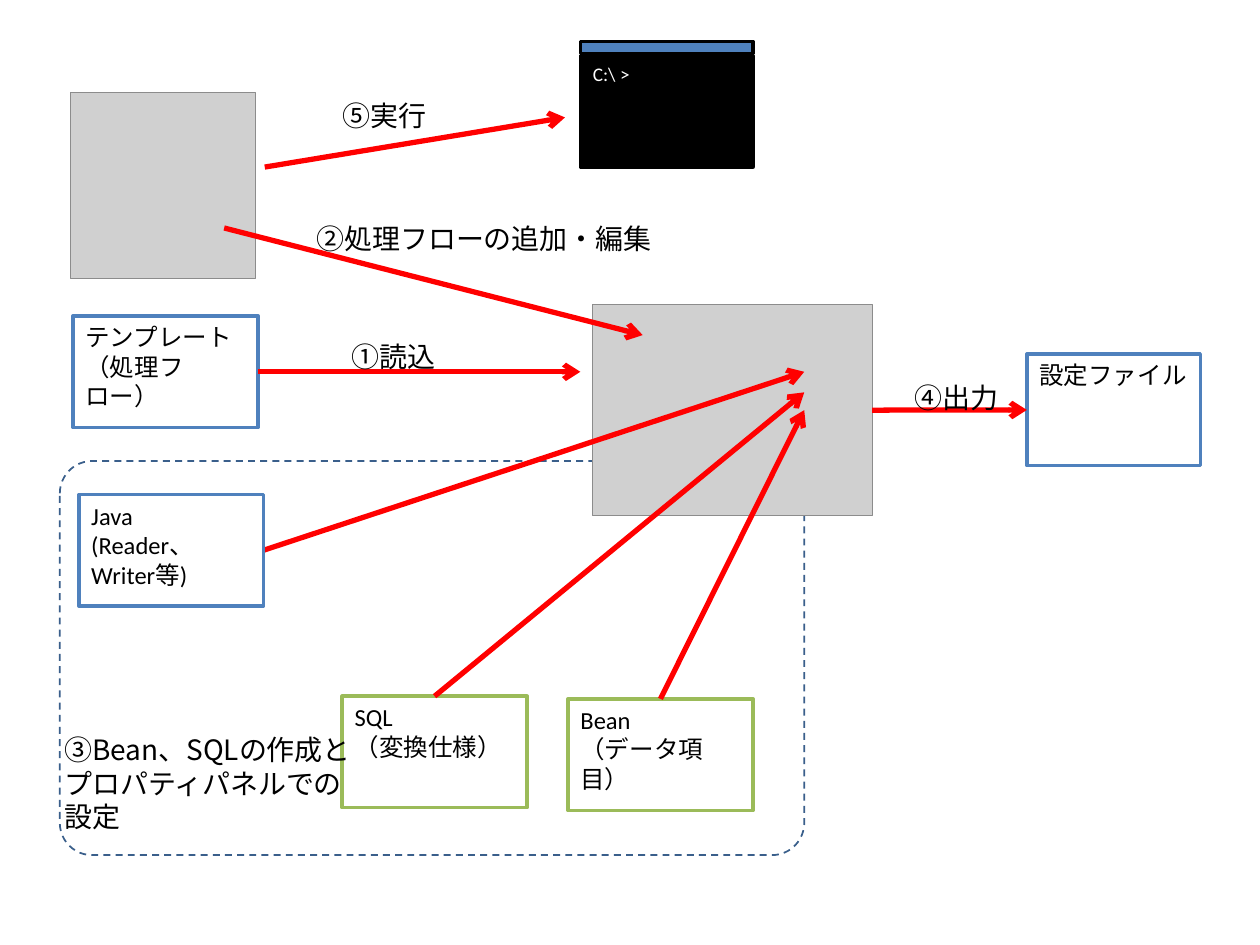
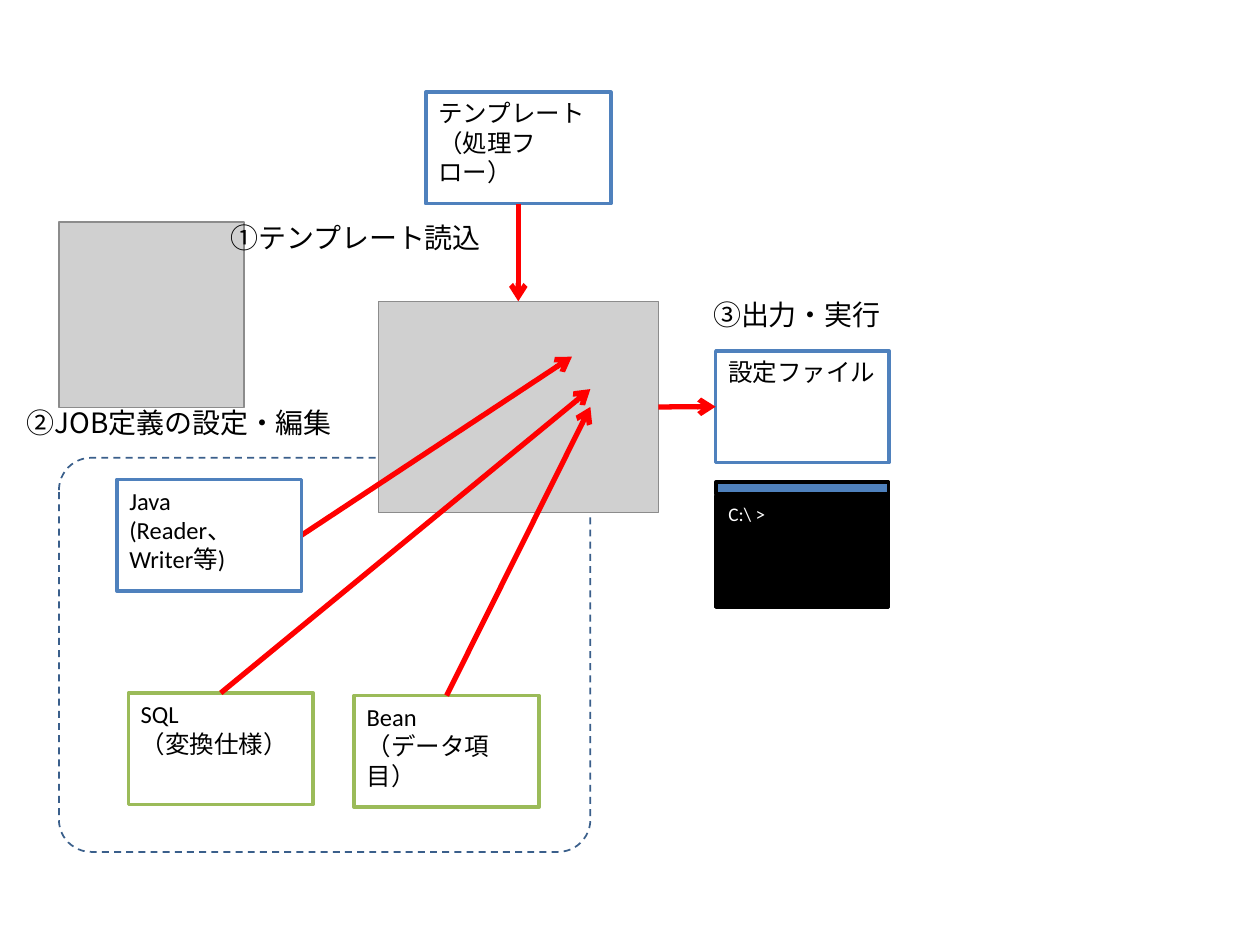
Before and after one commit to nablarch/nablarch-etl-designer, a slide deck: slide 11 of doc/image/etl-designer-images.pptx. Drawn at 1260x945 pixels with LibreOffice and Linux fonts; fonts in the diff are those of the drawing; grey boxes stand for pictures. Boxes give left, top, right and bottom in pixels: in the first picture for what was removed or moved away, otherwise in the second. Text is boxed around its words. In the diff, an @@ line names an element or a change of style, - is before the commit and + after.

```diff
--- a/doc/image/etl-designer-images.pptx
+++ b/doc/image/etl-designer-images.pptx
@@ group removed at <box>65,102,998,829</box>: 4 texts, 2 arrows @@
-①読込
-③Bean、SQLの作成と
-プロパティパネルでの
-設定
-④出力
-⑤実行
@@ rectangle "テンプレート": place and size @@
-rectangle "テンプレート" at <box>73,316,258,428</box>
+rectangle "テンプレート" at <box>426,92,611,204</box>
@@ arrow moved from (258, 372) - (581, 372) to (518, 204) - (518, 301) @@
@@ picture: place and size @@
-picture at <box>71,93,256,280</box>
+picture at <box>59,222,244,408</box>
@@ text added at <box>231,221,481,256</box>, 16 pt, text #000000 @@
+①テンプレート読込
@@ text added at <box>713,301,880,328</box>, 16 pt, text #000000 @@
+③出力・実行
@@ arrow moved from (263, 551) - (804, 372) to (301, 536) - (572, 357) @@
@@ rectangle "設定ファイル": place and size @@
-rectangle "設定ファイル" at <box>1027,354,1201,466</box>
+rectangle "設定ファイル" at <box>716,352,890,464</box>
@@ text at <box>27,405,332,436</box>: text changed @@
-②処理フローの追加・編集
+②JOB定義の設定・編集
@@ 2 rectangles, 2 arrows, 1 picture: place and size @@
-2 rectangles, 2 arrows, 1 picture at <box>343,305,872,811</box>
+2 rectangles, 2 arrows, 1 picture at <box>129,301,658,808</box>
@@ arrow moved from (872, 411) - (1027, 410) to (658, 407) - (716, 407) @@
@@ rounded rectangle: place and size @@
-rounded rectangle at <box>59,461,804,856</box>
+rounded rectangle at <box>59,457,591,852</box>
@@ rectangle "Java": place and size @@
-rectangle "Java" at <box>79,494,265,606</box>
+rectangle "Java" at <box>117,479,302,591</box>
@@ rectangle "C:\ >": place and size @@
-rectangle "C:\ >" at <box>581,55,753,166</box>
+rectangle "C:\ >" at <box>716,496,888,607</box>
@@ rectangle: place and size @@
-rectangle at <box>581,42,753,54</box>
+rectangle at <box>716,481,888,494</box>
```
Also in this commit, not shown: 1 other slide changed, 3 slides added, 4 slides removed, 9 other files.
